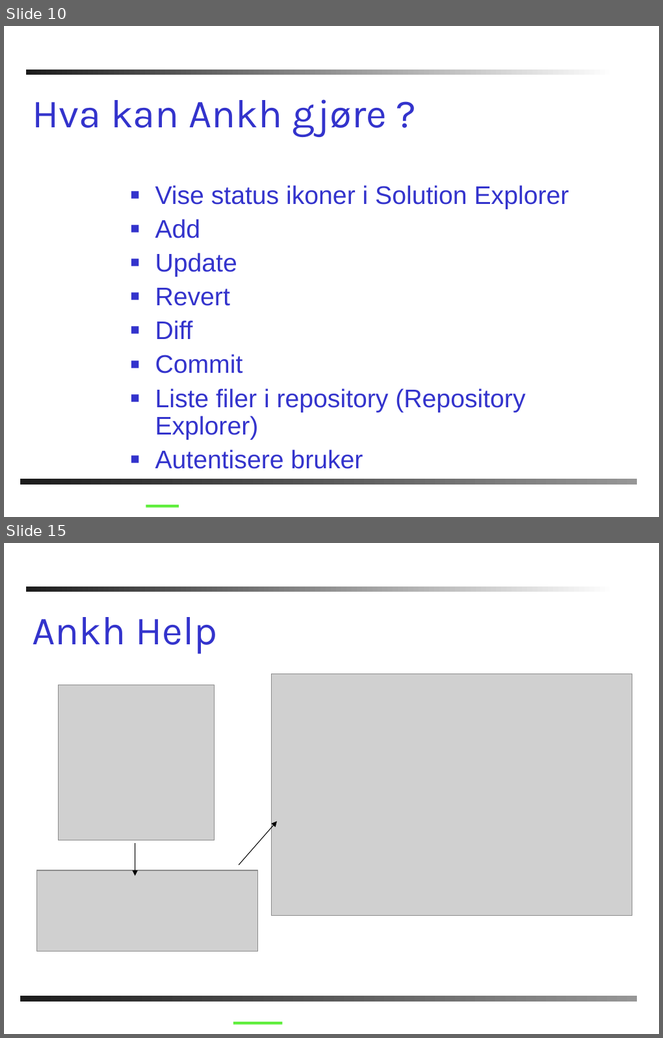
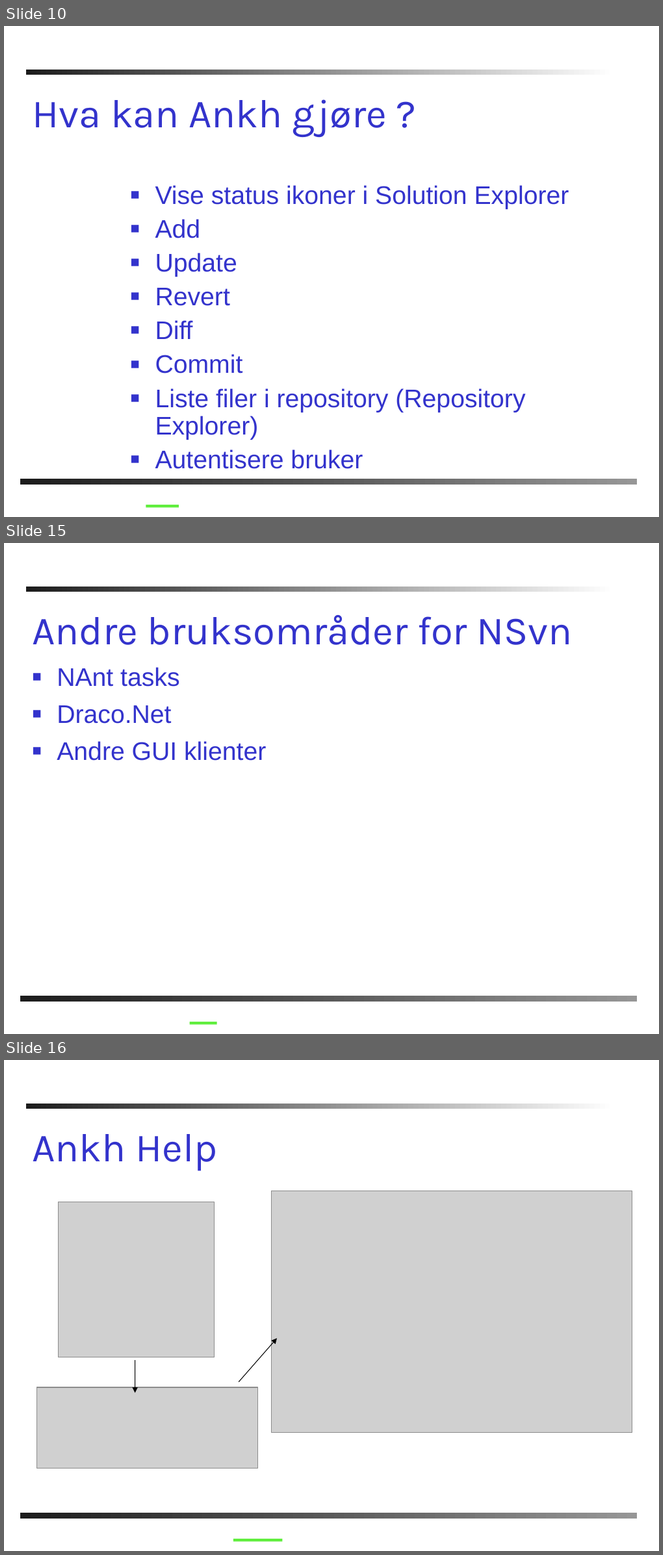
Before and after one commit to windygu/AnkhSVN, a slide deck: doc/powerpoint/Subversion_addin_for_VS.NET.ppt. Shown one above the other, each under a label of ours: slides 10 and 15 before the commit, slides 10, 15 and 16 after it; the slides between them are not shown. The pictures are 663x1038 and 663x1555 pixels, drawn with LibreOffice and Linux fonts; fonts in the diff are those of the drawing; grey boxes stand for pictures; background and template pictures are left out. Boxes give left, top, right and bottom in pixels: in the first picture for what was removed or moved away, otherwise in the second. Text is boxed around its words. In the diff, an @@ line names an element or a change of style, - is before the commit and + after.

```diff
--- a/doc/powerpoint/Subversion_addin_for_VS.NET.ppt
+++ b/doc/powerpoint/Subversion_addin_for_VS.NET.ppt
@@ slide 15 added at box(4, 543, 659, 1034), background #FFFFFF; not listed: 2 template elements that a slide beside it also shows @@
@@ title added at box(32, 615, 573, 645), 44 pt, text #3333CC @@
+Andre bruksområder for NSvn
@@ text added at box(57, 667, 266, 761), 28 pt, text #3333CC @@
+■ NAnt tasks
+■ Draco.Net
+■ Andre GUI klienter
@@ line added from (189, 1023) to (217, 1023), #60EE3E 3 pt @@
@@ what was slide 15 is now slide 16 @@
```
Also in this commit, not shown: 16 slides changed, 1 other slide added, 2 slides removed.
